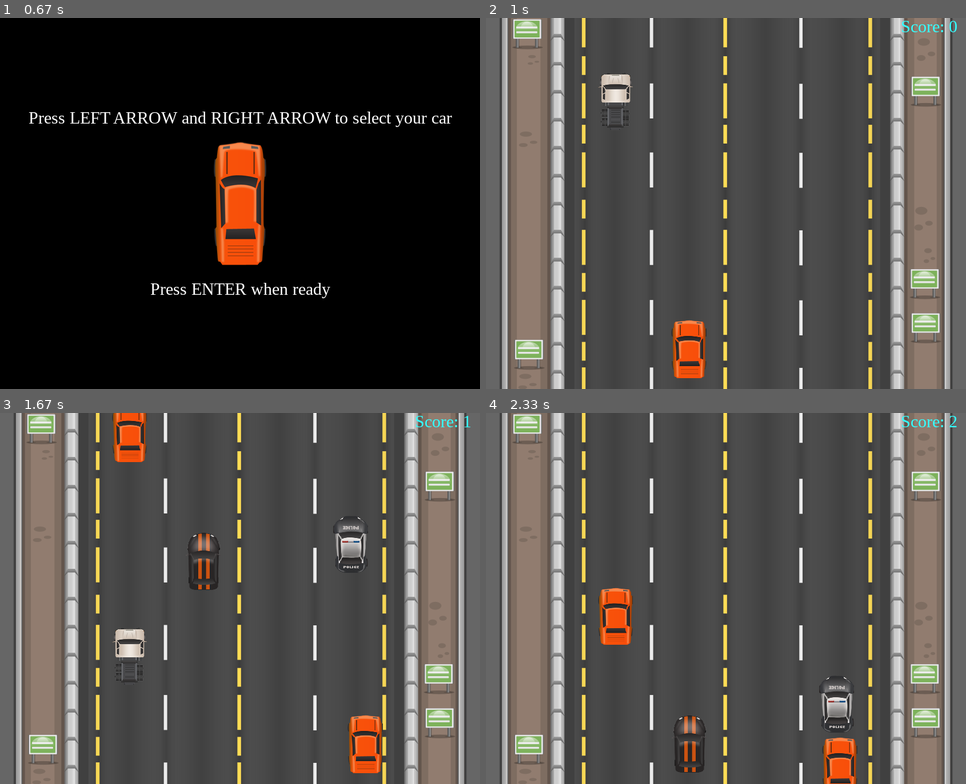
Above: before the commit, frames 1-4 (two rows, left to right).
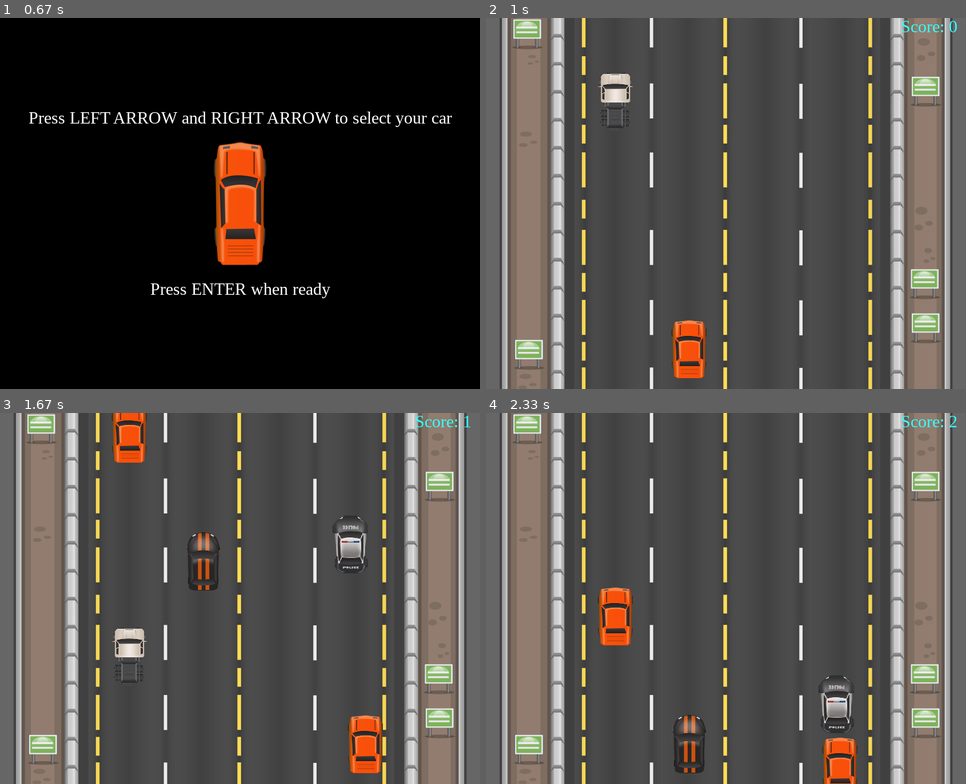
Above: after the commit, the same moments.

Repository: stephenjarrett/Atlanta_Traffic_Simulator_pygame
Game: pygame game, started from Atlanta_Traffic_Sim.py
Two runs of this game, one before a commit and one after it. Both use one fixed random seed, a clock stepped at 60 frames per second and the inputs below.
Inputs:
- Up to frame 1 (0.67 s): tap Enter at 0.33 s
- Up to frame 2 (1 s): tap Enter at 0.67 s
- Up to frame 3 (1.67 s): hold Right 1-1.47 s; hold Right from 1.5 s (still down)
- Up to frame 4 (2.33 s): release Right at 1.8 s; hold Down 1.83-2.3 s

Frame 1 is identical in both runs. In frame 2, 0.1% of the frame differs, in the area x 23-31%, y 14-31%; in frame 3, 0.5%, in the area x 23-77%, y 0-74%; in frame 4, 0.4%.

Commit message:
fixed image size bug

Diff:
--- a/enemy.py
+++ b/enemy.py
@@ -6,7 +6,7 @@
         pygame.sprite.Sprite.__init__(self)
         self.image_large = pygame.image.load(
             vehicle_images[random.randint(0, 8)])
-        self.image = pygame.transform.scale(self.image_large, (61, 100))
+        self.image = pygame.transform.scale(self.image_large, (62, 102))
         self.rect = self.image.get_rect()
         self.rect.center = pos
         self.pos = pos
